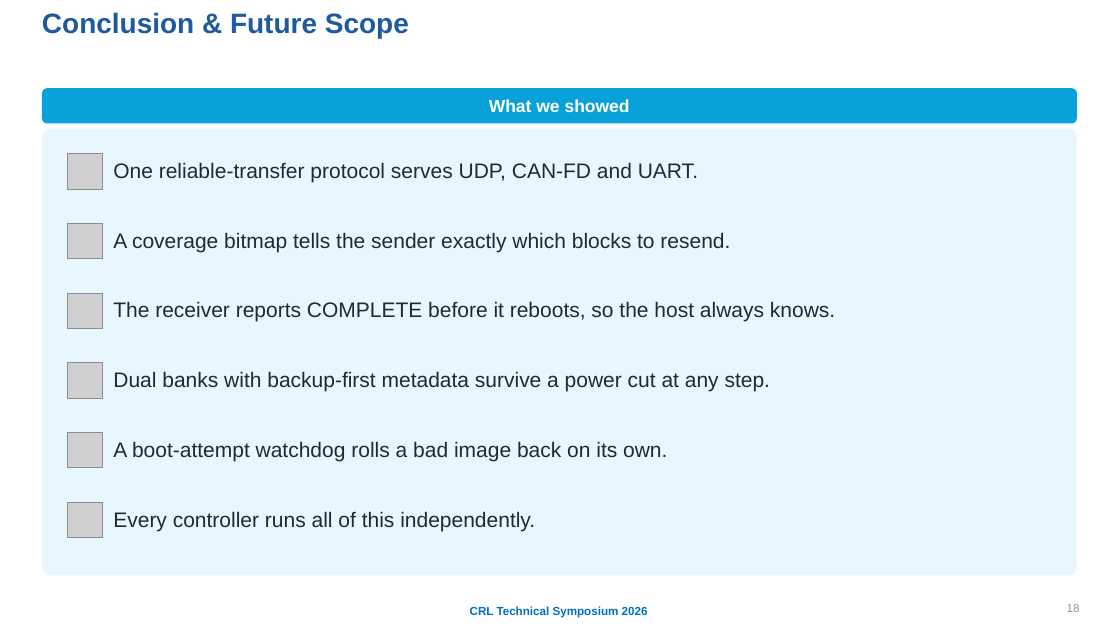
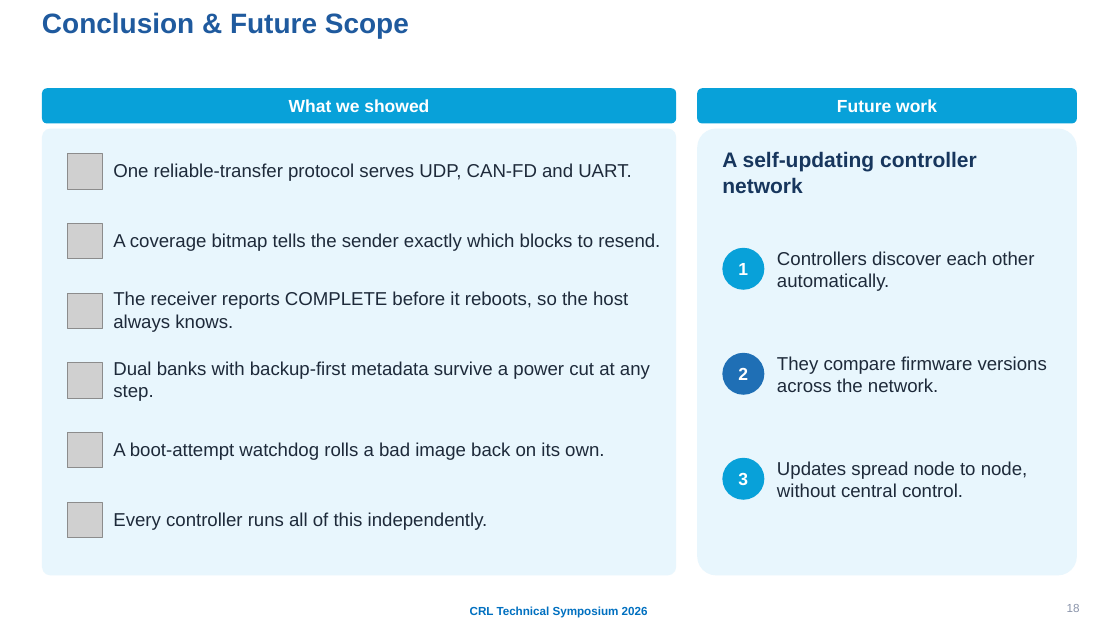
Before and after one commit to AbhinavXT/misc, a slide deck: slide 18 of Multiprotocol_Bootloader_CRL_Symposium.pptx. Drawn at 1120x630 pixels with LibreOffice and Linux fonts; fonts in the diff are those of the drawing; grey boxes stand for pictures; background and template pictures are left out. Boxes give left, top, right and bottom in pixels: in the first picture for what was removed or moved away, otherwise in the second. Text is boxed around its words. In the diff, an @@ line names an element or a change of style, - is before the commit and + after.

```diff
--- a/Multiprotocol_Bootloader_CRL_Symposium.pptx
+++ b/Multiprotocol_Bootloader_CRL_Symposium.pptx
@@ text "What we showed": place and size @@
-text "What we showed" at <box>489,99,630,112</box>
+text "What we showed" at <box>289,99,429,112</box>
@@ rounded rectangle: place and size @@
-rounded rectangle at <box>42,88,1077,124</box>
+rounded rectangle at <box>42,88,676,124</box>
@@ rounded rectangle added at <box>697,88,1077,124</box>, fill #08A1D9 @@
@@ text added at <box>837,99,937,112</box>, 15 pt, text #FFFFFF, bold @@
+Future work
@@ rounded rectangle: place and size @@
-rounded rectangle at <box>42,129,1077,576</box>
+rounded rectangle at <box>42,129,676,576</box>
@@ rounded rectangle added at <box>697,129,1077,576</box>, fill #E8F6FD @@
@@ text added at <box>722,151,977,193</box>, 18 pt, text #17365D, bold @@
+A self-updating controller network
@@ ellipse added at <box>723,248,765,290</box>, fill #08A1D9 @@
@@ text added at <box>738,263,748,275</box>, 15 pt, text #FFFFFF, bold @@
+1
@@ text added at <box>777,251,1034,291</box>, 16 pt, text #1E2A3A @@
+Controllers discover each other automatically.
@@ ellipse added at <box>723,353,765,395</box>, fill #1F6FB5 @@
@@ text added at <box>777,356,1047,392</box>, 16 pt, text #1E2A3A @@
+They compare firmware versions across the network.
@@ text added at <box>738,368,748,380</box>, 15 pt, text #FFFFFF, bold @@
+2
@@ ellipse added at <box>723,458,765,500</box>, fill #08A1D9 @@
@@ text added at <box>738,473,748,485</box>, 15 pt, text #FFFFFF, bold @@
+3
@@ text added at <box>777,461,1028,497</box>, 16 pt, text #1E2A3A @@
+Updates spread node to node, without central control.
@@ size 18 to 16 pt in 6 elements at <box>113,163,631,181</box>, <box>113,233,660,251</box>, <box>113,291,628,332</box>, <box>113,361,650,401</box>, <box>113,442,604,460</box>, <box>113,512,488,530</box> @@
```
Also in this commit, not shown: 4 other slides changed.
